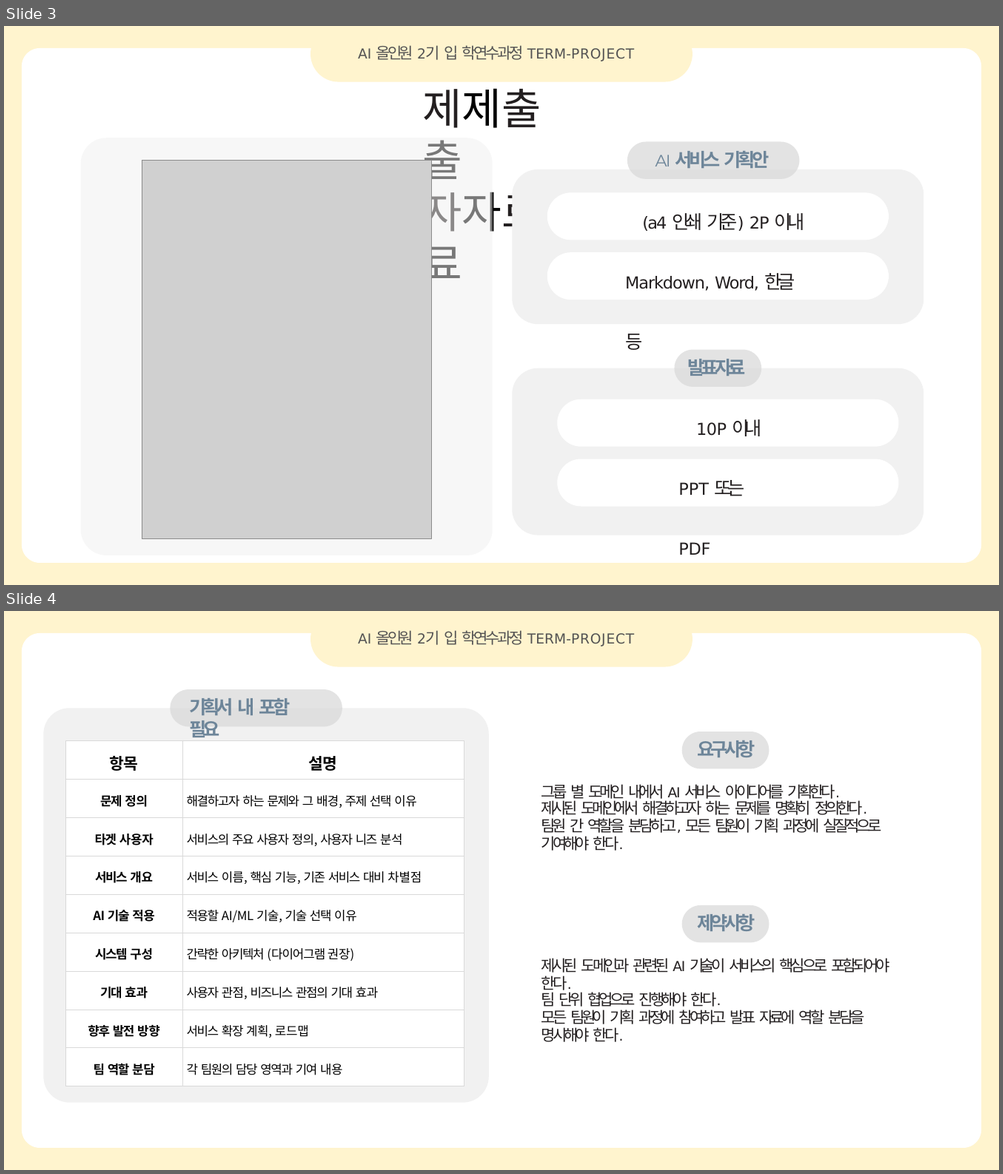
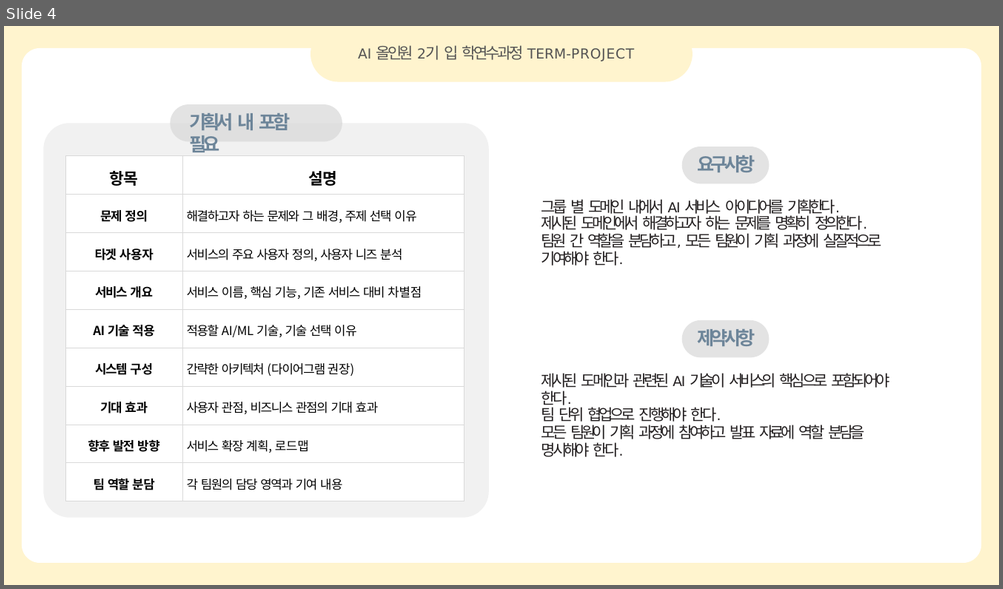
Before and after one commit to Sanghwa-Na/Codyssey, a slide deck: 입학연수과정/텀 프로젝트/객체 인식과 추론을 활용한 자율 충전 변전소 드론.pptx. Shown one above the other, each under a label of ours: slides 3 and 4 before the commit, slide 4 after it. The pictures are 1003x1174 and 1003x589 pixels, drawn with LibreOffice and Linux fonts; fonts in the diff are those of the drawing; grey boxes stand for pictures; background and template pictures are left out. Boxes give left, top, right and bottom in pixels: in the first picture for what was removed or moved away, otherwise in the second. Text is boxed around its words. In the diff, an @@ line names an element or a change of style, - is before the commit and + after.

```diff
--- a/입학연수과정/텀 프로젝트/객체 인식과 추론을 활용한 자율 충전 변전소 드론.pptx
+++ b/입학연수과정/텀 프로젝트/객체 인식과 추론을 활용한 자율 충전 변전소 드론.pptx
@@ slide 3 removed at (4,26,999,585), background #FFFFFF; not listed: 2 template elements that a slide beside it also shows @@
@@ freeform shape removed at (310,26,692,82) @@
@@ text removed at (358,45,634,62) @@
-AI 올인원 2기 입 학연수과정 TERM-PROJECT
@@ title removed at (422,81,541,291) @@
-제제출출 자자료료
@@ freeform shape removed at (80,138,492,556) @@
@@ text removed at (625,151,805,291) @@
-AI 서비스 기획안
-(a4 인쇄 기준) 2P 이내 Markdown, Word, 한글 등
@@ freeform shape removed at (627,142,800,179) @@
@@ picture removed at (142,160,431,540) @@
@@ freeform shape removed at (512,170,923,325) @@
@@ freeform shape removed at (547,192,888,240) @@
@@ freeform shape removed at (547,252,888,300) @@
@@ freeform shape removed at (674,349,761,387) @@
@@ freeform shape removed at (512,369,923,536) @@
@@ text removed at (678,359,762,497) @@
-발표자료
-10P 이내 PPT 또는 PDF
@@ freeform shape removed at (557,400,898,506) @@
```
Also in this commit, not shown: 1 slide added.
